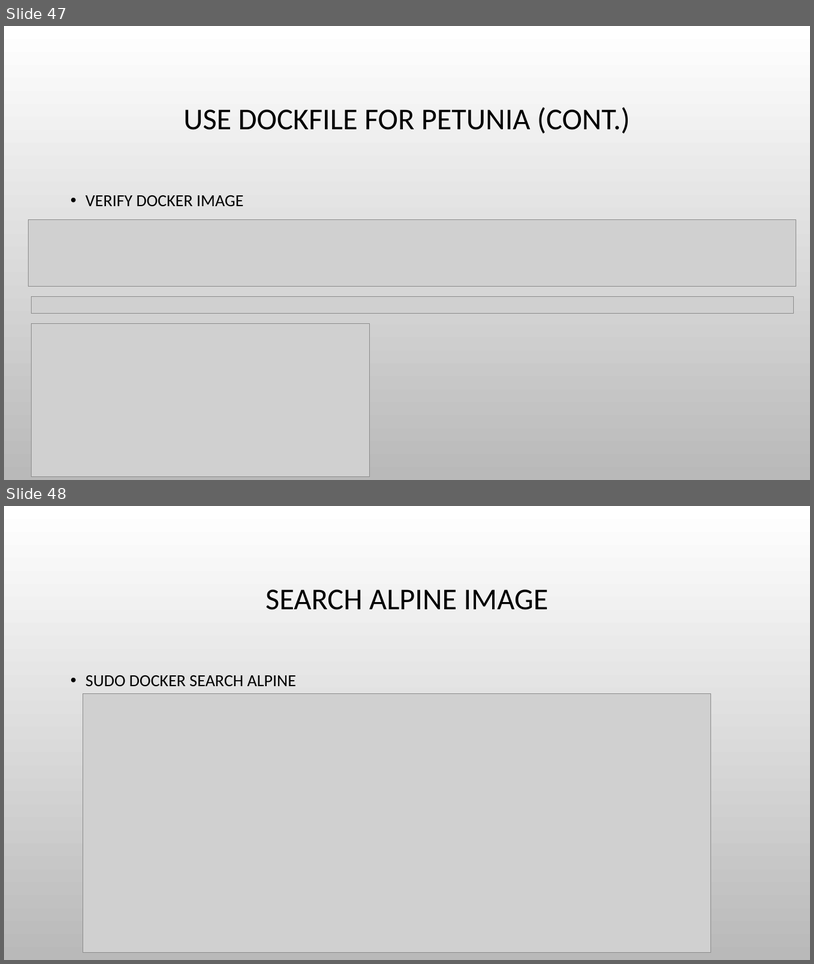
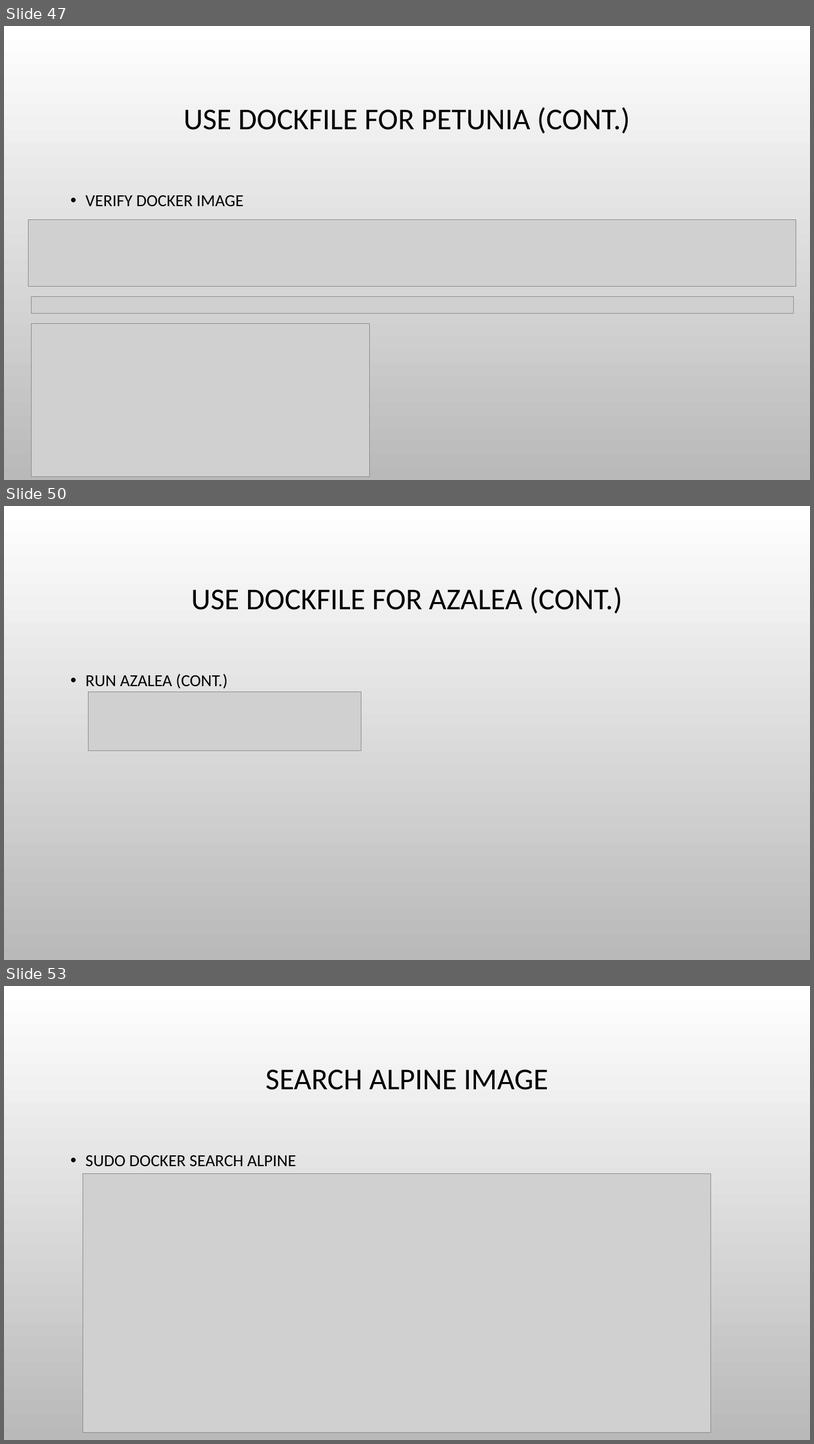
Before and after one commit to haixiang1977/iris, a slide deck: Docker Practice.pptx. Shown one above the other, each under a label of ours: slides 47 and 48 before the commit, slides 47, 50 and 53 after it; the slides between them are not shown. The pictures are 814x964 and 814x1444 pixels, drawn with LibreOffice and Linux fonts; fonts in the diff are those of the drawing; grey boxes stand for pictures; background and template pictures are left out. Boxes give left, top, right and bottom in pixels: in the first picture for what was removed or moved away, otherwise in the second. Text is boxed around its words. In the diff, an @@ line names an element or a change of style, - is before the commit and + after.

```diff
--- a/Docker Practice.pptx
+++ b/Docker Practice.pptx
@@ slide 50 added at <box>4,506,810,960</box>, background picture (left out) @@
@@ title added at <box>191,587,623,613</box>, 36 pt, text #000000 @@
+USE DOCKFILE FOR AZALEA (CONT.)
@@ text added at <box>86,673,228,688</box>, 20 pt, text #000000 @@
+• RUN AZALEA (CONT.)
@@ picture added at <box>89,692,362,750</box> @@
@@ what was slide 48 is now slide 53 @@
```
Also in this commit, not shown: 4 other slides added.
